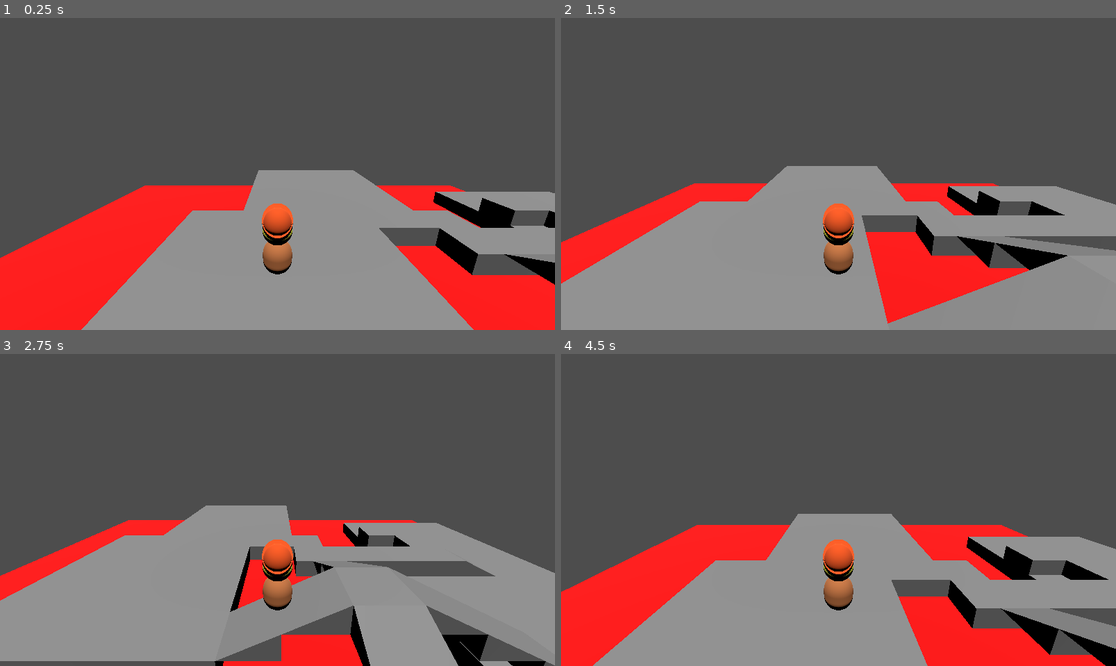
Above: before the commit, frames 1-4 (two rows, left to right).
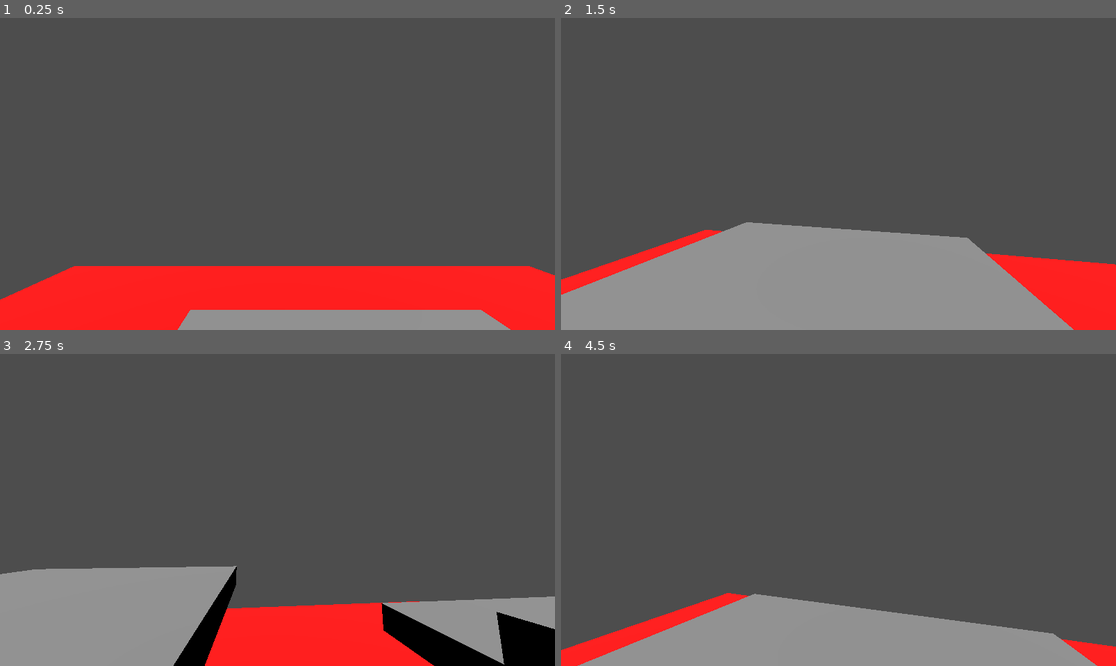
Above: after the commit, the same moments.

Repository: learnictnow/godot-test-level-template
Game: Godot game, scene res://test_level/test_environment.tscn
The game is run twice, just before and just after one commit, with the same random seed, the same clock (stepped at 60 frames per second) and the same inputs.
Inputs (mouse positions are in pixels of both pictures, inside the frame that each line leads up to):
- Up to frame 1 (0.25 s): no input
- Up to frame 2 (1.5 s): tap Enter (ui_accept) at 0.5, 0.6, 0.77, 1.07, 1.35 s; move the mouse to (960, 158) at 0.52 s; hold Right (ui_right) 0.53-1.28 s; move the mouse to (727, 189) at 1.27 s; hold Down (ui_down) from 1.28 s (still down)
- Up to frame 3 (2.75 s): tap Enter (ui_accept) at 1.52, 1.82, 2.1 s; move the mouse to (333, 441) at 2.02 s; release Down (ui_down) at 2.03 s; hold Right (ui_right) from 2.03 s (still down)
- Up to frame 4 (4.5 s): move the mouse to (810, 572) at 2.77 s; release Right (ui_right) at 2.78 s; hold Up (ui_up) 2.78-3.53 s; tap Enter (ui_accept) at 2.85, 3.02, 3.32, 3.6, 3.77, 4.07, 4.35 s; move the mouse to (1005, 556) at 3.52 s; hold Left (ui_left) from 3.53 s (still down); move the mouse to (672, 463) at 4.27 s

The runs differ from the first frame. In frame 1, 33% of the frame differs, in the area x 0-100%, y 48-100%; in frame 2, 26%; in frame 3, 28%; in frame 4, 31%.

Commit message:
FPS Camera added
Simple look and move in direction of look FPS camera has been added.

Player object has been changed to visibility layer 2 and the camera set to cull mask for layer 2.

Player can look in all directions.

Diff:
--- a/test_level/Player.tscn
+++ b/Player.tscn
@@ -1,12 +1,14 @@
 [gd_scene load_steps=12 format=3 uid="uid://c4dyfiufsjalg"]
 
-[ext_resource type="Script" path="res://test_level/Player.gd" id="1_b2pna"]
+[ext_resource type="Script" path="res://PlayerFPS.gd" id="1_b2pna"]
 
 [sub_resource type="CapsuleMesh" id="CapsuleMesh_utock"]
 height = 1.2
 
 [sub_resource type="StandardMaterial3D" id="StandardMaterial3D_odvdh"]
 albedo_color = Color(0.819608, 0.490196, 0.278431, 1)
+
+[sub_resource type="CapsuleShape3D" id="CapsuleShape3D_ig0ib"]
 
 [sub_resource type="SphereMesh" id="SphereMesh_bh37h"]
 
@@ -30,44 +32,52 @@
 height = 0.25
 is_hemisphere = true
 
-[sub_resource type="CapsuleShape3D" id="CapsuleShape3D_ig0ib"]
-
 [node name="Player" type="CharacterBody3D" groups=["Player"]]
 script = ExtResource("1_b2pna")
 
 [node name="Body" type="MeshInstance3D" parent="."]
 transform = Transform3D(-1, 0, 8.74228e-08, 0, 1, 0, -8.74228e-08, 0, -1, 0, -0.5, 0)
+layers = 2
 mesh = SubResource("CapsuleMesh_utock")
 surface_material_override/0 = SubResource("StandardMaterial3D_odvdh")
-
-[node name="Head" type="MeshInstance3D" parent="Body"]
-transform = Transform3D(1, 0, 0, 0, 1, 0, 0, 0, 1, 0, 1, 0)
-mesh = SubResource("SphereMesh_bh37h")
-surface_material_override/0 = SubResource("StandardMaterial3D_wpptj")
-
-[node name="Eye" type="MeshInstance3D" parent="Body/Head"]
-transform = Transform3D(1, 0, 0, 0, 1, 0, 0, 0, 1, 0.2, 0.2, 0.4)
-mesh = SubResource("SphereMesh_d0no6")
-surface_material_override/0 = SubResource("StandardMaterial3D_na8ux")
-
-[node name="Eye2" type="MeshInstance3D" parent="Body/Head"]
-transform = Transform3D(1, 0, 0, 0, 1, 0, 0, 0, 1, -0.2, 0.2, 0.4)
-mesh = SubResource("SphereMesh_d0no6")
-surface_material_override/0 = SubResource("StandardMaterial3D_na8ux")
-
-[node name="MeshInstance3D" type="MeshInstance3D" parent="Body/Head"]
-transform = Transform3D(1, 0, 0, 0, 0.0866025, 0.65, 0, -0.05, 1.12583, 0, 0.3, 0)
-mesh = SubResource("CylinderMesh_dfvpl")
-surface_material_override/0 = SubResource("StandardMaterial3D_ifdrg")
-
-[node name="MeshInstance3D" type="MeshInstance3D" parent="Body/Head/MeshInstance3D"]
-transform = Transform3D(-1.5, -1.57361e-06, 0, -1.31134e-07, 18, 0, 0, 0, 1.2, 0, 1, -0.0769231)
-mesh = SubResource("SphereMesh_1s7d5")
-surface_material_override/0 = SubResource("StandardMaterial3D_ifdrg")
 
 [node name="CollisionShape3D" type="CollisionShape3D" parent="."]
 transform = Transform3D(-1, 0, 8.74228e-08, 0, 1, 0, -8.74228e-08, 0, -1, 0, 0, 0)
 shape = SubResource("CapsuleShape3D_ig0ib")
 
-[node name="Camera3D" type="Camera3D" parent="."]
-transform = Transform3D(1, 0, 0, 0, 0.965926, 0.258819, 0, -0.258819, 0.965926, 0, 4, 6)
+[node name="CameraPivot" type="Node3D" parent="."]
+transform = Transform3D(1, 0, 0, 0, 1, 0, 0, 0, 1, 0, 0.5, 0)
+
+[node name="Camera3D" type="Camera3D" parent="CameraPivot"]
+cull_mask = 1048573
+
+[node name="Head" type="MeshInstance3D" parent="CameraPivot"]
+transform = Transform3D(-1, 0, 8.74228e-08, 0, 1, 0, -8.74228e-08, 0, -1, 0, 0, 0)
+layers = 2
+mesh = SubResource("SphereMesh_bh37h")
+skeleton = NodePath("../../Body")
+surface_material_override/0 = SubResource("StandardMaterial3D_wpptj")
+
+[node name="Eye" type="MeshInstance3D" parent="CameraPivot/Head"]
+transform = Transform3D(1, 0, 0, 0, 1, 0, 0, 0, 1, 0.2, 0.2, 0.4)
+layers = 2
+mesh = SubResource("SphereMesh_d0no6")
+surface_material_override/0 = SubResource("StandardMaterial3D_na8ux")
+
+[node name="Eye2" type="MeshInstance3D" parent="CameraPivot/Head"]
+transform = Transform3D(1, 0, 0, 0, 1, 0, 0, 0, 1, -0.2, 0.2, 0.4)
+layers = 2
+mesh = SubResource("SphereMesh_d0no6")
+surface_material_override/0 = SubResource("StandardMaterial3D_na8ux")
+
+[node name="MeshInstance3D" type="MeshInstance3D" parent="CameraPivot/Head"]
+transform = Transform3D(1, 0, 0, 0, 0.0866025, 0.65, 0, -0.05, 1.12583, 0, 0.3, 0)
+layers = 2
+mesh = SubResource("CylinderMesh_dfvpl")
+surface_material_override/0 = SubResource("StandardMaterial3D_ifdrg")
+
+[node name="MeshInstance3D" type="MeshInstance3D" parent="CameraPivot/Head/MeshInstance3D"]
+transform = Transform3D(-1.5, -1.57361e-06, 0, -1.31134e-07, 18, 0, 0, 0, 1.2, 0, 1, -0.0769231)
+layers = 2
+mesh = SubResource("SphereMesh_1s7d5")
+surface_material_override/0 = SubResource("StandardMaterial3D_ifdrg")
--- /dev/null
+++ b/PlayerFPS.gd
@@ -0,0 +1,80 @@
+extends CharacterBody3D
+
+const SPEED = 5.0
+const JUMP_VELOCITY = 5
+
+# Get the gravity from the project settings to be synced with RigidBody nodes.
+var gravity = ProjectSettings.get_setting("physics/3d/default_gravity")
+
+func _ready():
+	Input.mouse_mode = Input.MOUSE_MODE_CAPTURED
+
+func _input(event):
+	if event is InputEventMouseMotion:
+
+		var sensitivity = 1000
+		rotation.y -= event.relative.x / sensitivity
+		$CameraPivot.rotation.x -= event.relative.y / sensitivity
+		$CameraPivot.rotation.x = clamp($CameraPivot.rotation.x, deg_to_rad(-90), deg_to_rad(90) )
+
+func _physics_process(delta):
+	# Add the gravity.
+	if not is_on_floor():
+		velocity.y -= gravity * delta
+
+	# Handle Jump.
+	if Input.is_action_just_pressed("ui_accept") and is_on_floor():
+		velocity.y = JUMP_VELOCITY
+
+	# Get the input direction and handle the movement/deceleration.
+	# As good practice, you should replace UI actions with custom gameplay actions.
+	var input_dir = Input.get_vector("ui_left", "ui_right", "ui_up", "ui_down")
+	var direction = (transform.basis * Vector3(input_dir.x, 0, input_dir.y)).normalized()
+	if direction:
+		velocity.x = direction.x * SPEED
+		velocity.z = direction.z * SPEED
+	else:
+		velocity.x = move_toward(velocity.x, 0, SPEED)
+		velocity.z = move_toward(velocity.z, 0, SPEED)
+	move_and_slide()
+
+
+
+#extends CharacterBody3D
+#
+#@export var spawn_point: Marker3D
+#
+#const SPEED = 5.0
+#const JUMP_VELOCITY = 4.5
+#
+## Get the gravity from the project settings to be synced with RigidBody nodes.
+#var gravity = ProjectSettings.get_setting("physics/3d/default_gravity")
+#
+#func _ready():
+	#global_position = spawn_point.global_position
+#
+#func _physics_process(delta):
+	## Add the gravity.
+	#if not is_on_floor():
+		#velocity.y -= gravity * delta
+#
+	## Handle jump.
+	#if Input.is_action_just_pressed("ui_accept") and is_on_floor():
+		#velocity.y = JUMP_VELOCITY
+#
+	## Get the input direction and handle the movement/deceleration.
+	## As good practice, you should replace UI actions with custom gameplay actions.
+	#var input_dir = Input.get_vector("ui_left", "ui_right", "ui_up", "ui_down")
+	#var direction = (transform.basis * Vector3(input_dir.x, 0, input_dir.y)).normalized()
+	#if direction:
+		#velocity.x = direction.x * SPEED
+		#velocity.z = direction.z * SPEED
+	#else:
+		#velocity.x = move_toward(velocity.x, 0, SPEED)
+		#velocity.z = move_toward(velocity.z, 0, SPEED)
+#
+	#move_and_slide()
+#
+#func respawn():
+	#velocity = Vector3.ZERO
+	#global_position = spawn_point.global_position
--- a/project.godot
+++ b/project.godot
@@ -10,7 +10,7 @@
 
 [application]
 
-config/name="Godot Test Environment"
+config/name="Godot First Person Camera (FPS)"
 run/main_scene="res://test_level/test_environment.tscn"
 config/features=PackedStringArray("4.2", "Forward Plus")
 config/icon="res://test_level/icon.svg"
--- a/test_level/Player.gd
+++ /dev/null
@@ -1,38 +0,0 @@
-extends CharacterBody3D
-
-@export var spawn_point: Marker3D
-
-const SPEED = 5.0
-const JUMP_VELOCITY = 4.5
-
-# Get the gravity from the project settings to be synced with RigidBody nodes.
-var gravity = ProjectSettings.get_setting("physics/3d/default_gravity")
-
-func _ready():
-	global_position = spawn_point.global_position
-
-func _physics_process(delta):
-	# Add the gravity.
-	if not is_on_floor():
-		velocity.y -= gravity * delta
-
-	# Handle jump.
-	if Input.is_action_just_pressed("ui_accept") and is_on_floor():
-		velocity.y = JUMP_VELOCITY
-
-	# Get the input direction and handle the movement/deceleration.
-	# As good practice, you should replace UI actions with custom gameplay actions.
-	var input_dir = Input.get_vector("ui_left", "ui_right", "ui_up", "ui_down")
-	var direction = (transform.basis * Vector3(input_dir.x, 0, input_dir.y)).normalized()
-	if direction:
-		velocity.x = direction.x * SPEED
-		velocity.z = direction.z * SPEED
-	else:
-		velocity.x = move_toward(velocity.x, 0, SPEED)
-		velocity.z = move_toward(velocity.z, 0, SPEED)
-
-	move_and_slide()
-
-func respawn():
-	velocity = Vector3.ZERO
-	global_position = spawn_point.global_position
--- a/test_level/test_environment.tscn
+++ b/test_level/test_environment.tscn
@@ -1,7 +1,7 @@
 [gd_scene load_steps=27 format=3 uid="uid://dowvk531n4y5x"]
 
 [ext_resource type="Script" path="res://test_level/RespawnArea.gd" id="1_l3d50"]
-[ext_resource type="PackedScene" uid="uid://c4dyfiufsjalg" path="res://test_level/Player.tscn" id="2_lj6sm"]
+[ext_resource type="PackedScene" uid="uid://c4dyfiufsjalg" path="res://Player.tscn" id="2_lj6sm"]
 
 [sub_resource type="BoxMesh" id="BoxMesh_m2n6p"]
 size = Vector3(2, 1, 2)
@@ -364,9 +364,8 @@
 [node name="Spawn3" type="Marker3D" parent="SpawnPoints"]
 transform = Transform3D(1, 0, 0, 0, 1, 0, 0, 0, 1, 10, 3, -2)
 
-[node name="Player" parent="." node_paths=PackedStringArray("spawn_point") instance=ExtResource("2_lj6sm")]
+[node name="Player" parent="." instance=ExtResource("2_lj6sm")]
 transform = Transform3D(1, 0, 0, 0, 1, 0, 0, 0, 1, -4, 5, -4)
-spawn_point = NodePath("../SpawnPoints/Spawn1")
 
 [node name="DirectionalLight3D" type="DirectionalLight3D" parent="."]
 transform = Transform3D(1, 0, 0, 0, 0.258819, 0.965926, 0, -0.965926, 0.258819, 0, 29, 0)
